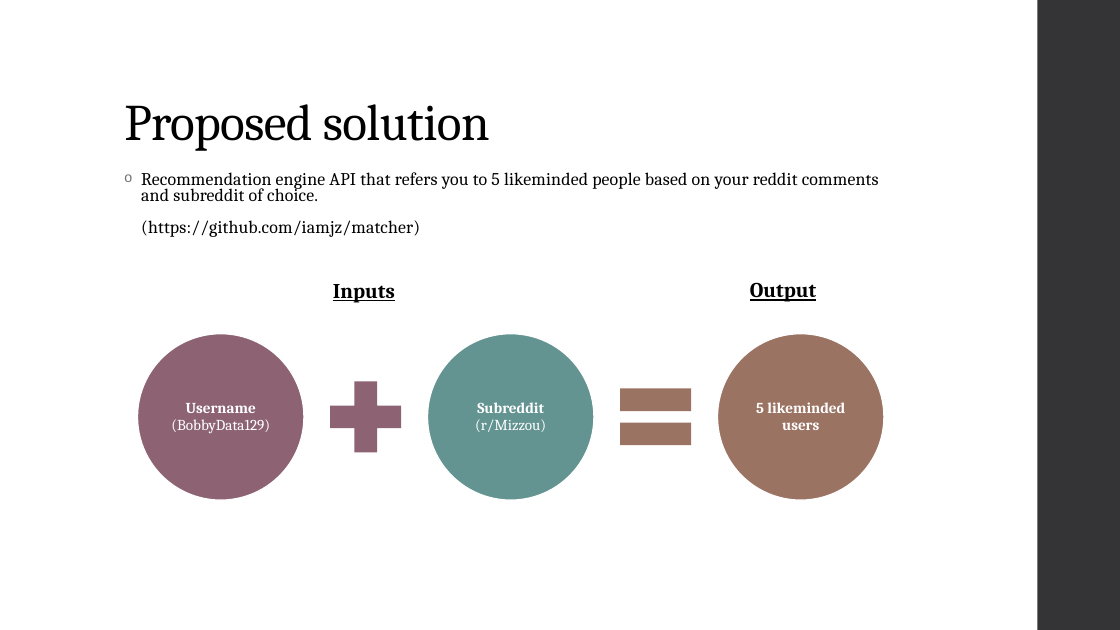
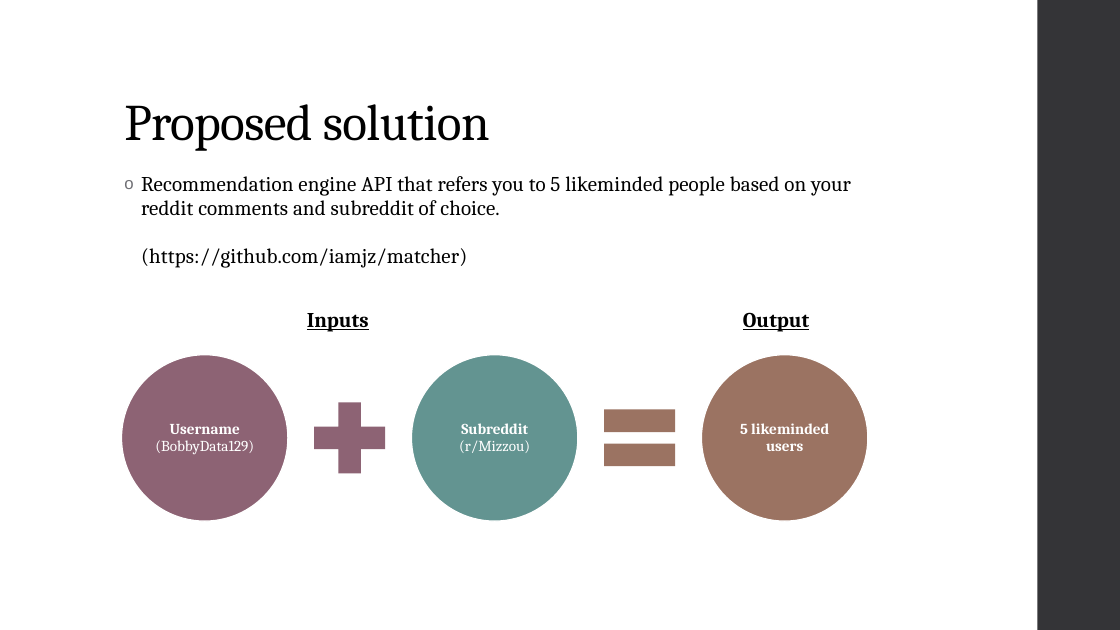
Before and after one commit to iamjz/Network-Recommendation-Engine, a slide deck: slide 3 of NetworkRecommendationEngine_Capstone_LZHAO.pptx. Drawn at 1120x630 pixels with LibreOffice and Linux fonts; fonts in the diff are those of the drawing. Boxes give left, top, right and bottom in pixels: in the first picture for what was removed or moved away, otherwise in the second. Text is boxed around its words. In the diff, an @@ line names an element or a change of style, - is before the commit and + after.

Commit message:
reddit

```diff
--- a/NetworkRecommendationEngine_Capstone_LZHAO.pptx
+++ b/NetworkRecommendationEngine_Capstone_LZHAO.pptx
@@ text "Recommendation engine API that refers ..." at bbox=[141, 176, 851, 268]: size 15.3 to 18 pt; line spacing 0.75 to 0.95 @@
@@ text "Inputs": place and size @@
-text "Inputs" at bbox=[333, 284, 395, 303]
+text "Inputs" at bbox=[307, 313, 369, 332]
@@ text "Output": place and size @@
-text "Output" at bbox=[750, 282, 816, 302]
+text "Output" at bbox=[743, 312, 809, 332]
@@ 3 texts, 3 ellipses, 1 plus sign, 1 math equal: place and size @@
-3 texts, 3 ellipses, 1 plus sign, 1 math equal at bbox=[138, 334, 884, 500]
+3 texts, 3 ellipses, 1 plus sign, 1 math equal at bbox=[122, 355, 868, 521]
```
Also in this commit, not shown: 3 other slides changed, 6 slides added.
